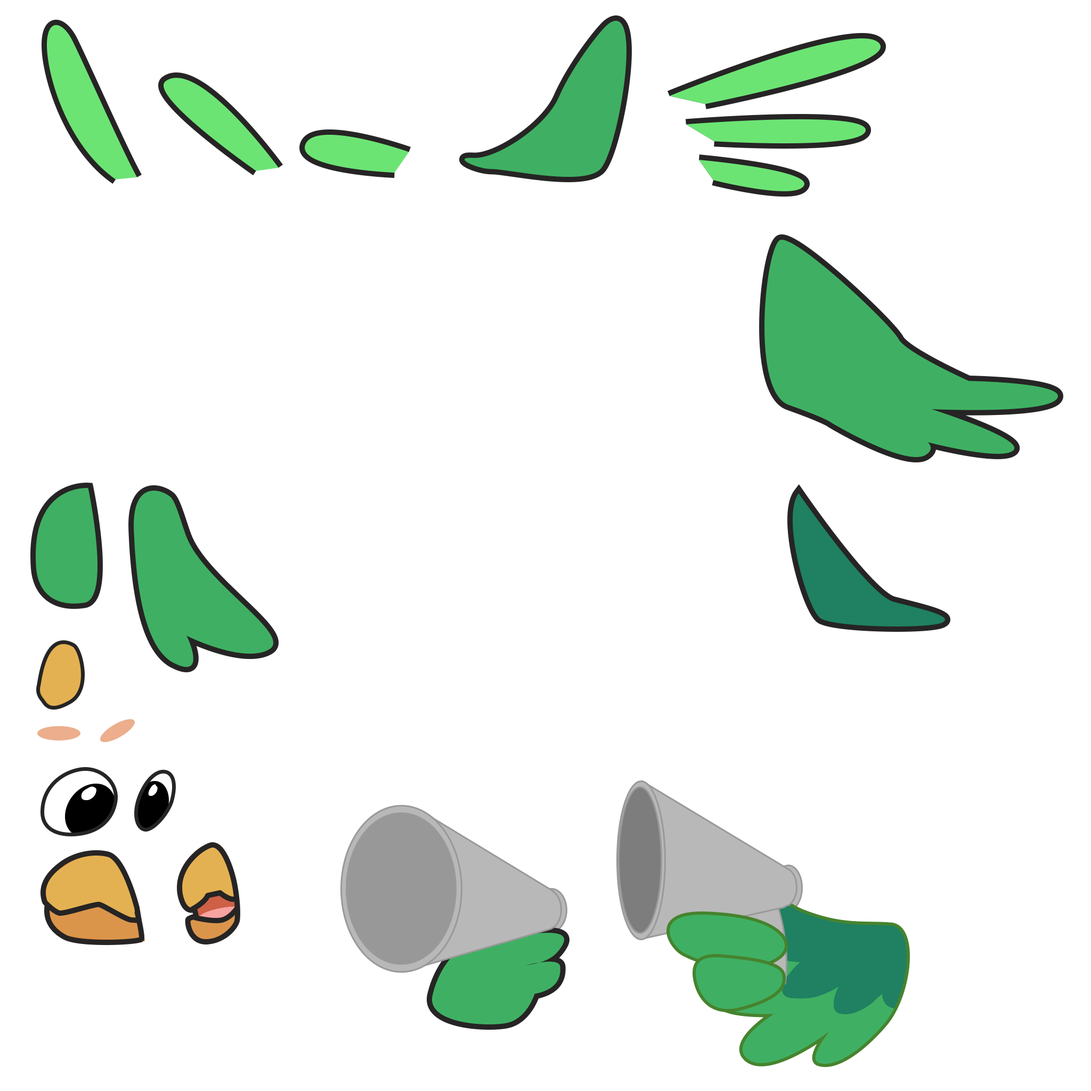
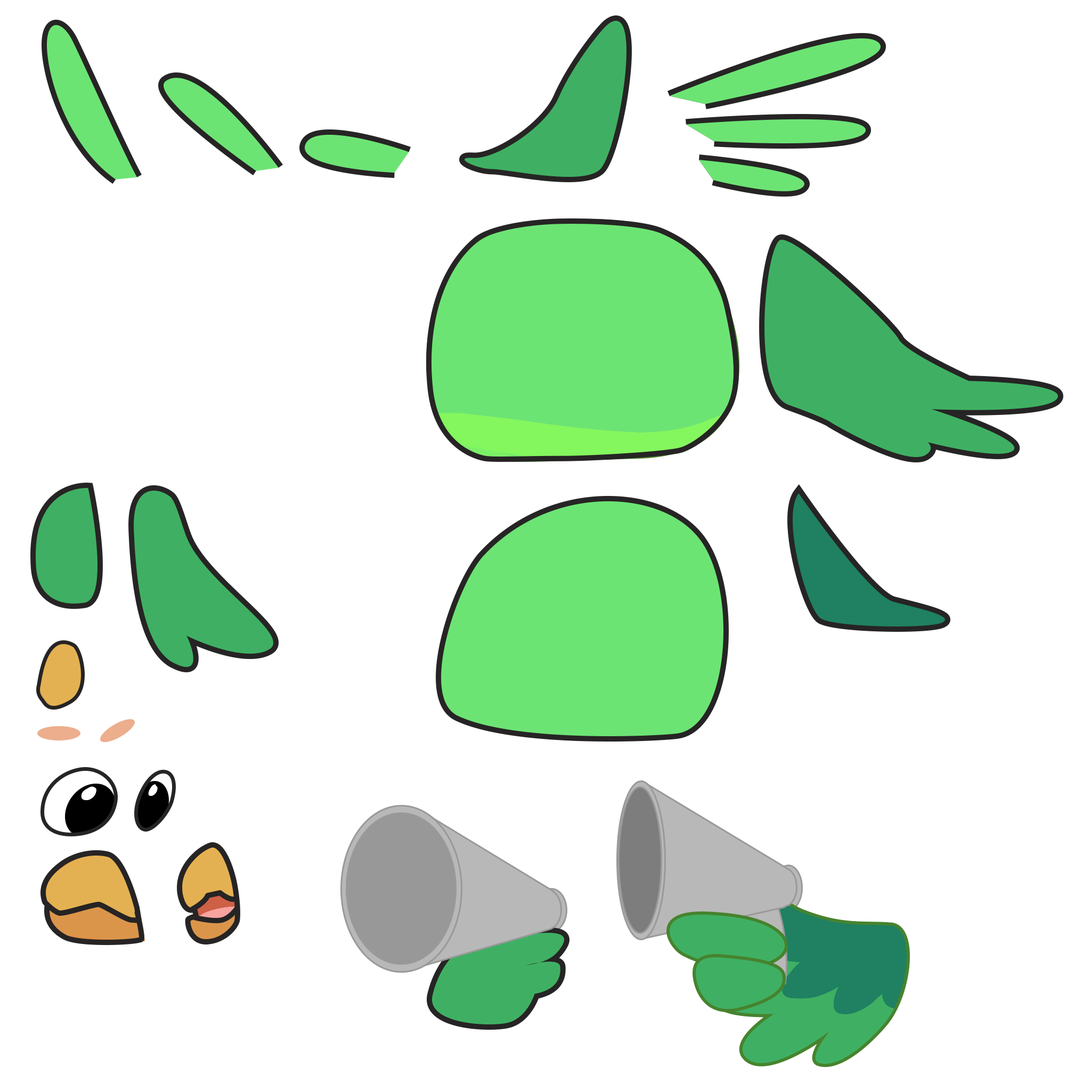
The second 1091x1091 image is a revision of the first. Changes to its layers:
painted on "Shape 26" over [542, 968, 567, 999]
painted on "Shape 21" over [667, 911, 701, 927]
painted on "Ellipse 6 copy 2" over [621, 804, 660, 917]
showed "Shape 10" over [435, 496, 730, 742]
showed "Shape 33" over [426, 218, 740, 463]
showed "Layer 3" over [426, 219, 740, 463]
painted on "Shape 4" over [42, 55, 111, 183]
